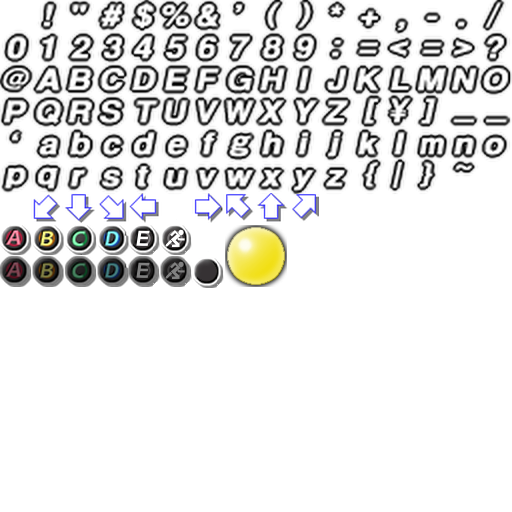
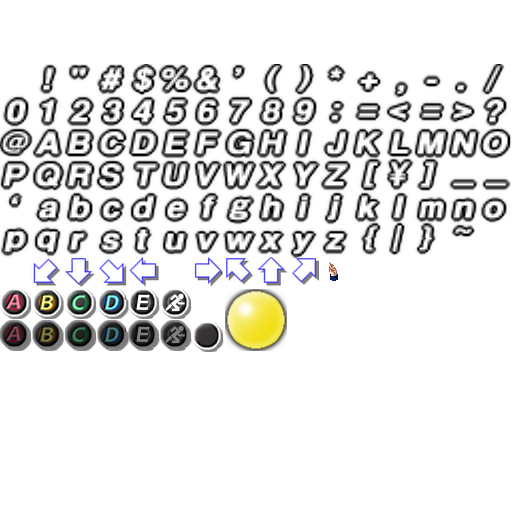
The second (512, 512) image is a revision of the first. Changes to its layers:
hid group "BaseOutlineText" (8 layers) over (0, 0, 256, 256)
painted on "DBGFNT02.png" (1st of 2, in "BaseOutlineText" › "Group 3") over (0, 0, 256, 256)
added layer "actually critical white pixel" above "mouse stuff" over (0, 0, 62, 64)
added group "mouse stuff" with 13 layers above "Group 33" over (0, 0, 512, 352)
added group "Group 36" with 1 layers in group "mouse stuff" over (256, 192, 510, 351)
added layer "Paint Layer 38 (pasted)" in group "Group 36" over (256, 192, 510, 351)
added group "Group 33" with 72 layers above "Fill Layer 34" over (0, 0, 512, 352)
added group "Copy of BaseOutlineText" with 8 layers in group "Group 33" over (0, 0, 256, 256)
added group "Group 3" (2nd of 2, in "Group 33" › "Copy of BaseOutlineText") with 1 layers in group "Copy of BaseOutlineText" over (0, 0, 256, 256)
added layer "DBGFNT02.png" (2nd of 2, in "Group 33" › "Copy of BaseOutlineText" › "Group 3") in group "Group 3" over (0, 0, 256, 256)
moved "Group 6" into group "Group 33" over (0, 0, 512, 352)
